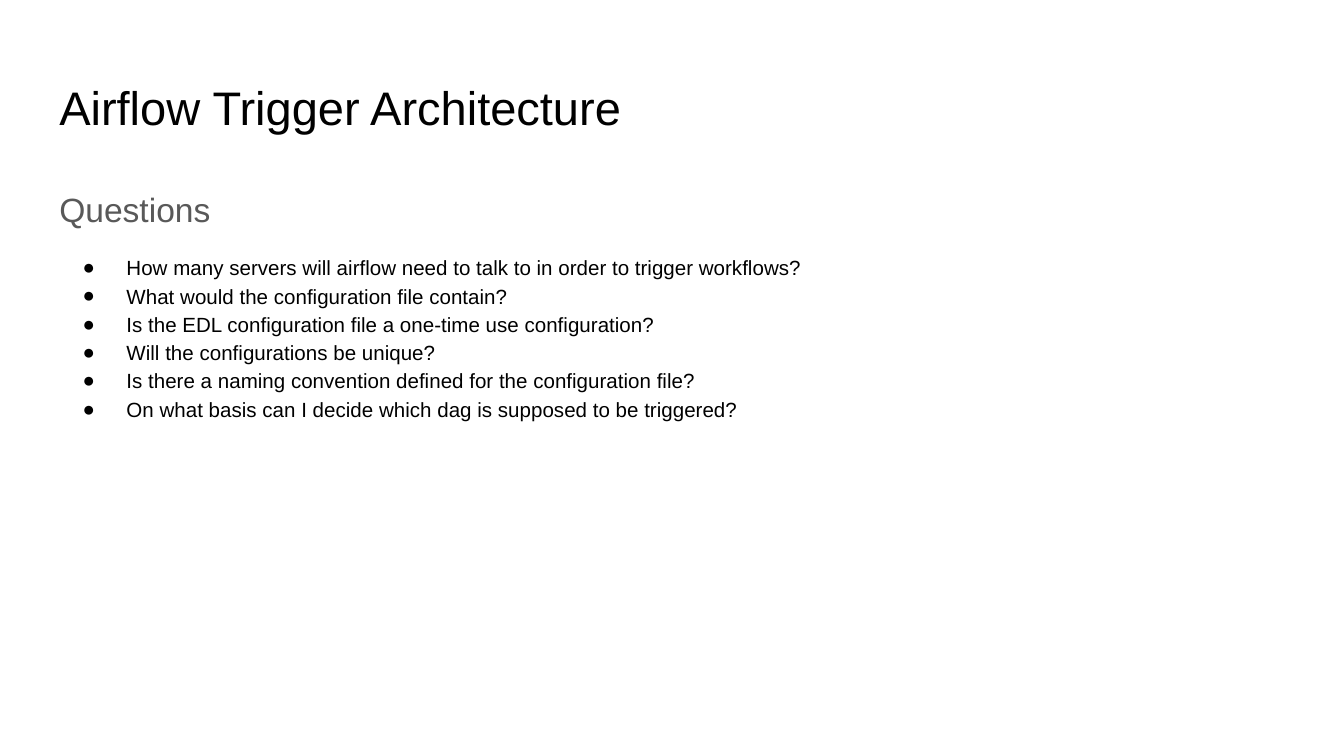
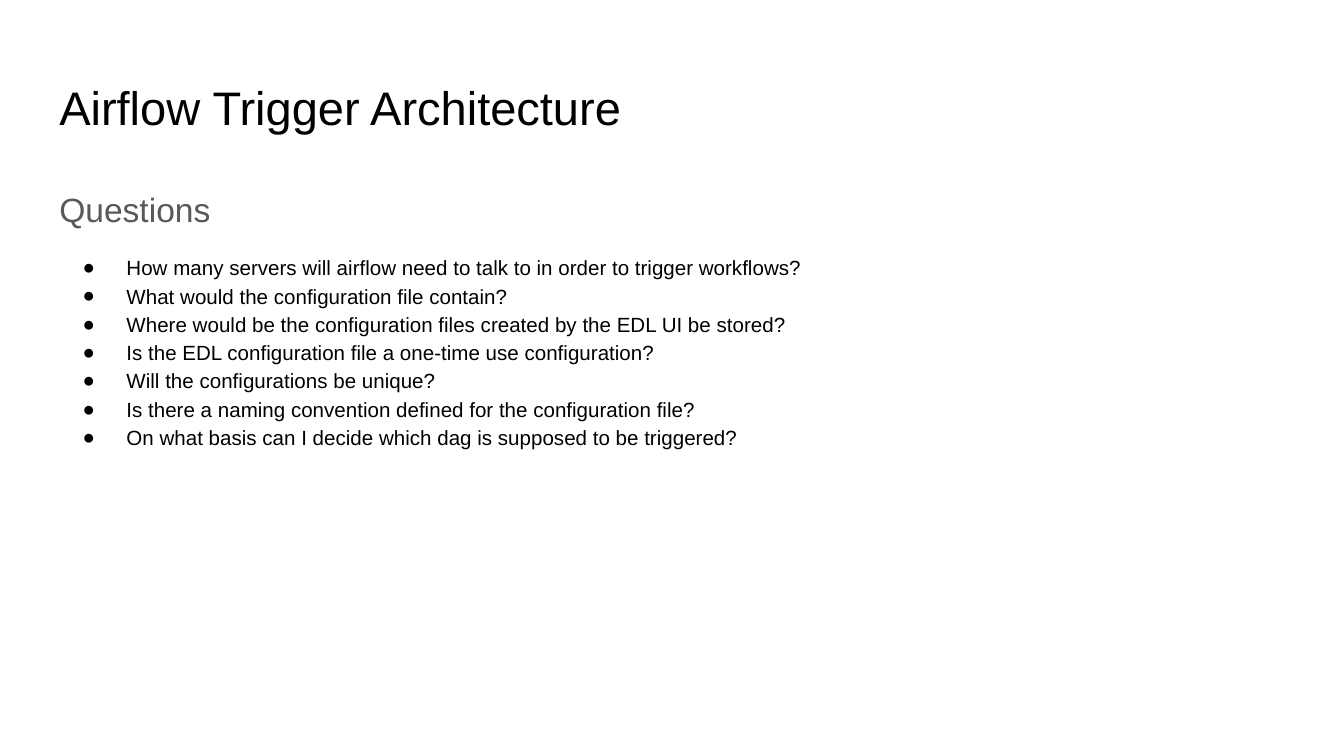
Before and after one commit to speedforcecompiler/stunning-goggles, a slide deck: slide 18 of Documents/AirflowSolution.pptx (slide 17 before the commit). Drawn at 1344x756 pixels with LibreOffice and Linux fonts; fonts in the diff are those of the drawing. Boxes give left, top, right and bottom in pixels: in the first picture for what was removed or moved away, otherwise in the second. Text is boxed around its words. In the diff, an @@ line names an element or a change of style, - is before the commit and + after.

Commit message:
Added Airflow PPT

```diff
--- a/Documents/AirflowSolution.pptx
+++ b/Documents/AirflowSolution.pptx
@@ text at [126, 317, 786, 337]: paragraph added @@
+● Where would be the configuration files created by the EDL UI be stored?
```
Also in this commit, not shown: 6 other slides changed, 1 slide added, 2 other files.
